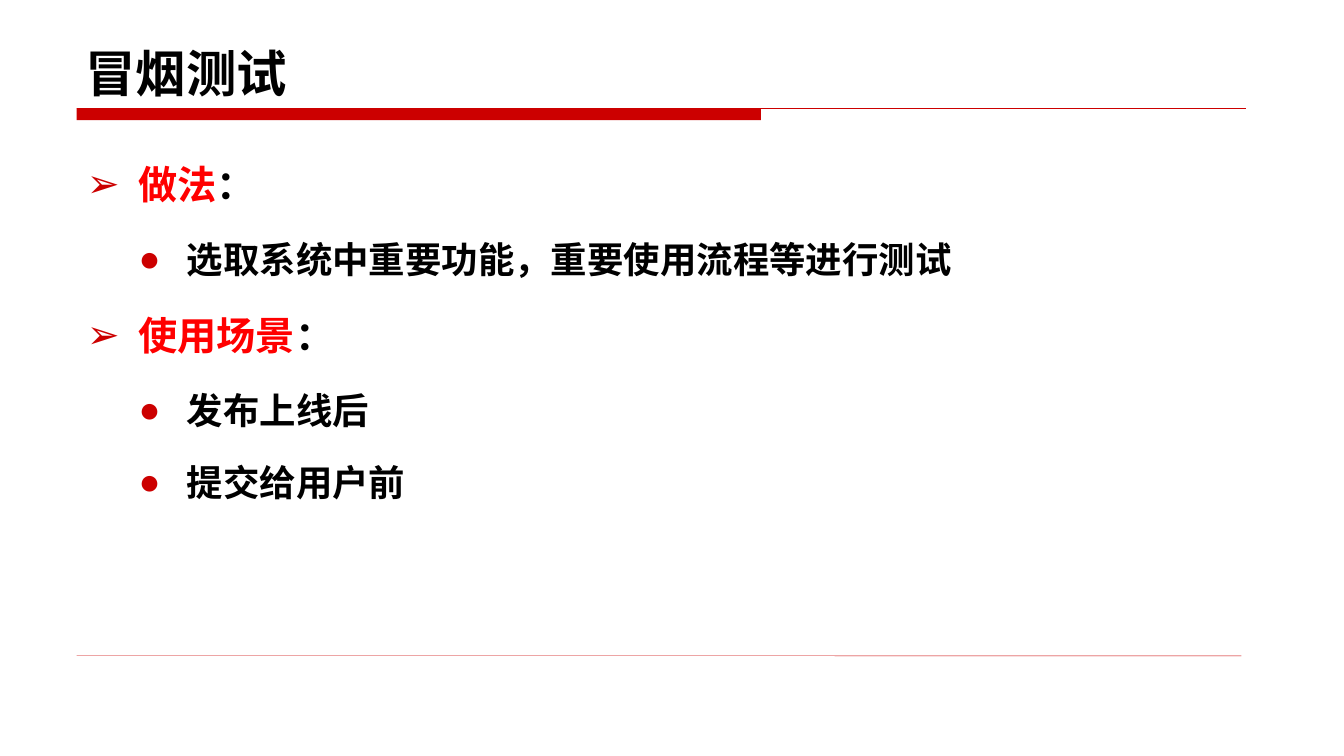
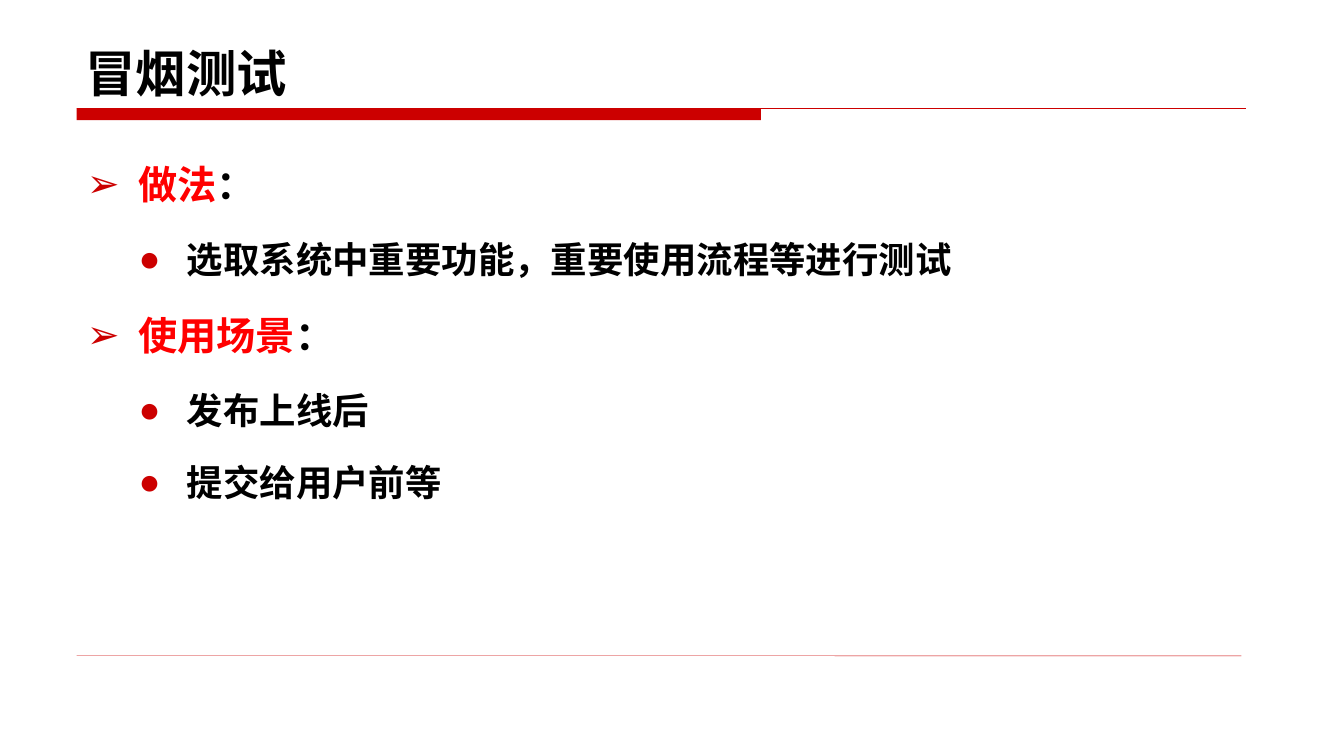
Before and after one commit to edu2act/course-foundation-software-tesing, a slide deck: slide 11 of materials/slides/11.1.pptx (slide 9 before the commit). Drawn at 1344x756 pixels with LibreOffice and Linux fonts; fonts in the diff are those of the drawing. Boxes give left, top, right and bottom in pixels: in the first picture for what was removed or moved away, otherwise in the second. Text is boxed around its words. In the diff, an @@ line names an element or a change of style, - is before the commit and + after.

Commit message:
验收测试

```diff
--- a/materials/slides/11.1.pptx
+++ b/materials/slides/11.1.pptx
@@ text at [187,464,442,500]: text changed @@
-  ● 提交给用户前
+  ● 提交给用户前等
```
Also in this commit, not shown: 7 other slides changed, 3 slides added, 14 slides removed.
